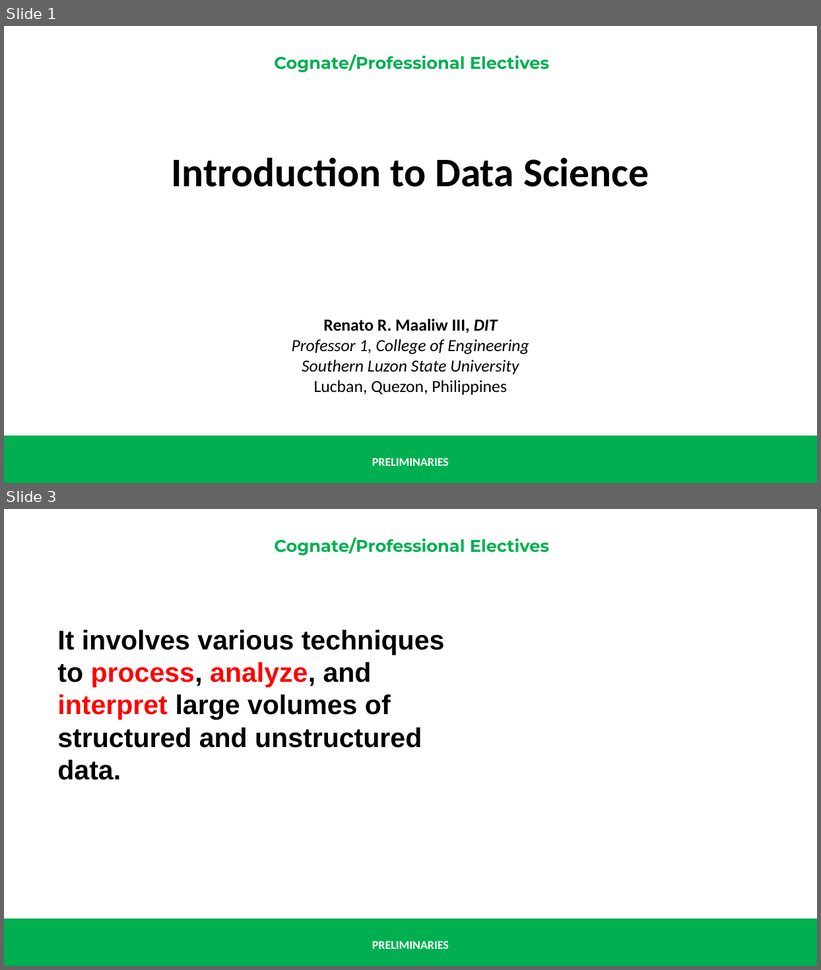
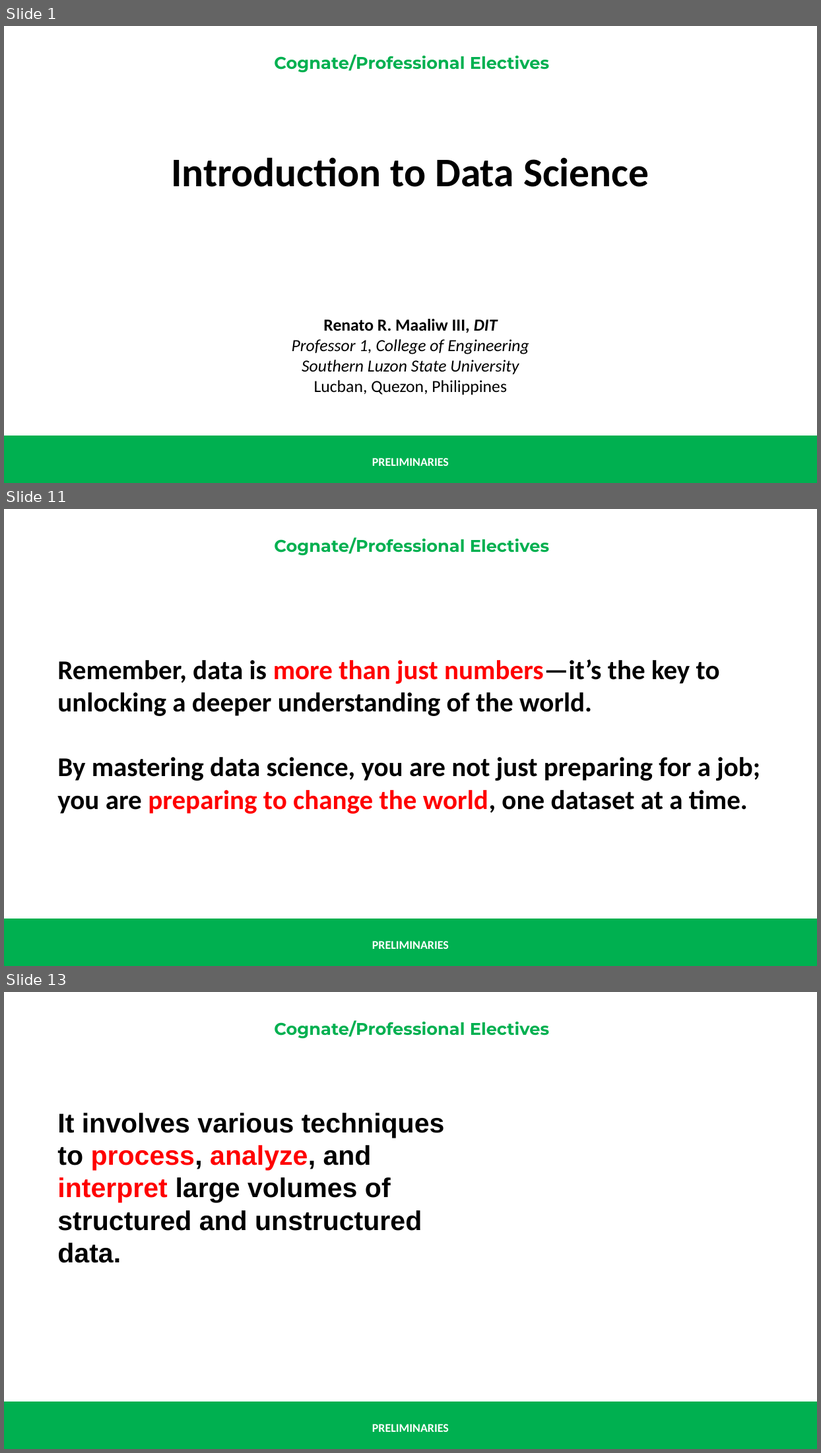
Before and after one commit to renatomaaliw3/public_files, a slide deck: CPE Electives (1 - 3)/01. Lectures Notebook/00. Presentations & Text Books/01. Electives 1 to 3/00. Preliminaries.pptx. Shown one above the other, each under a label of ours: slides 1 and 3 before the commit, slides 1, 11 and 13 after it; the slides between them are not shown. The pictures are 821x970 and 821x1453 pixels, drawn with LibreOffice and Linux fonts; fonts in the diff are those of the drawing. Boxes give left, top, right and bottom in pixels: in the first picture for what was removed or moved away, otherwise in the second. Text is boxed around its words. In the diff, an @@ line names an element or a change of style, - is before the commit and + after.

```diff
--- a/CPE Electives (1 - 3)/01. Lectures Notebook/00. Presentations & Text Books/01. Electives 1 to 3/00. Preliminaries.pptx
+++ b/CPE Electives (1 - 3)/01. Lectures Notebook/00. Presentations & Text Books/01. Electives 1 to 3/00. Preliminaries.pptx
@@ slide 11 added at <box>4,509,817,966</box>, background #FFFFFF; not listed: 3 template elements that a slide beside it also shows @@
@@ text added at <box>57,659,760,814</box>, 32 pt, text #000000, bold @@
+Remember, data is more than just numbers—it’s the key to unlocking a deeper understanding of the world.
+By mastering data science, you are not just preparing for a job; you are preparing to change the world, one dataset at a time.
@@ what was slide 3 is now slide 13 @@
```
Also in this commit, not shown: 3 slides changed, 9 other slides added, 1 other file.
